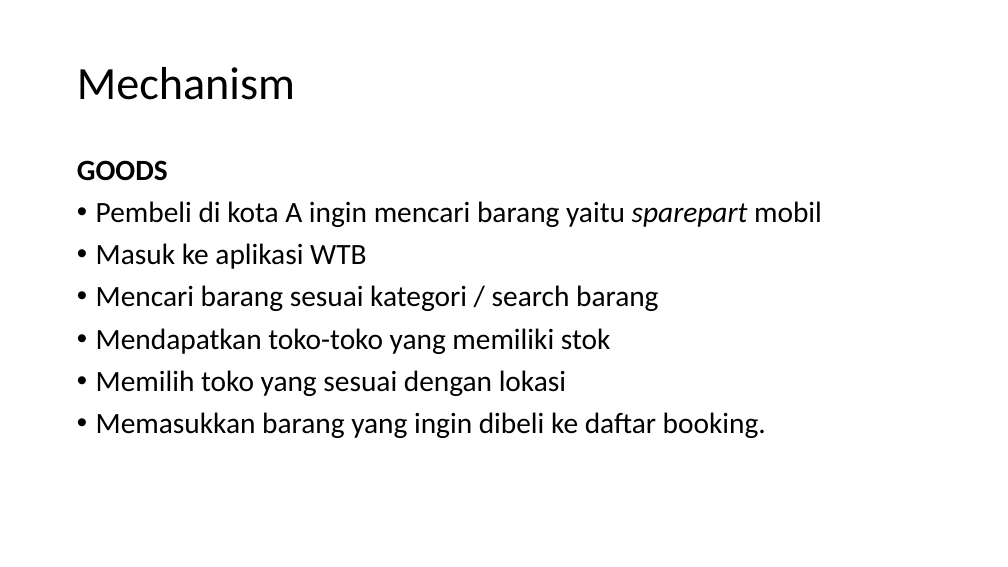
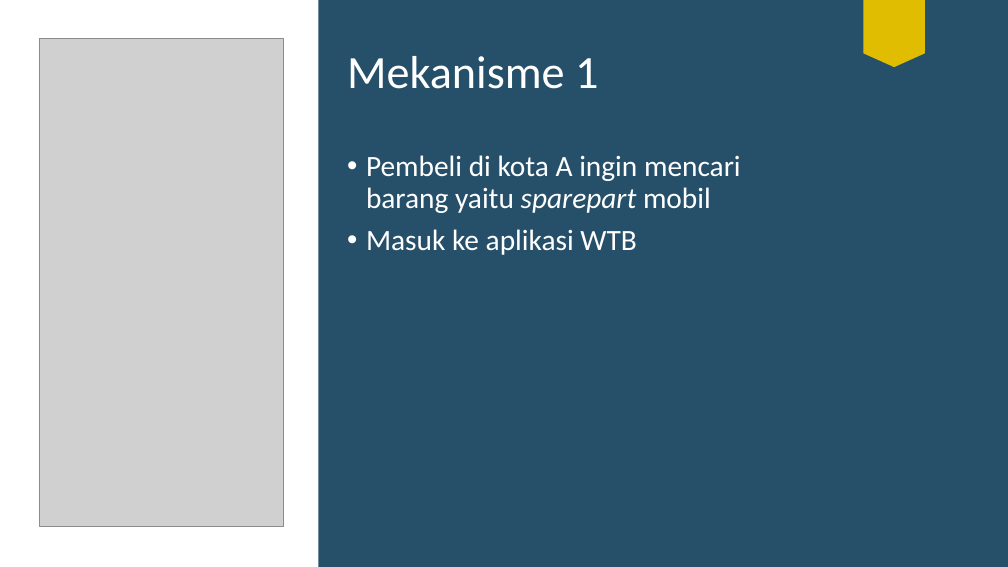
Before and after one commit to pierrekatuhe/WTB, a slide deck: slide 8 of New folder/Presentation.pptx. Drawn at 1008x567 pixels with LibreOffice and Linux fonts; fonts in the diff are those of the drawing; grey boxes stand for pictures. Boxes give left, top, right and bottom in pixels: in the first picture for what was removed or moved away, otherwise in the second. Text is boxed around its words. In the diff, an @@ line names an element or a change of style, - is before the commit and + after.

```diff
--- a/New folder/Presentation.pptx
+++ b/New folder/Presentation.pptx
@@ rectangle added at box(318, 0, 1008, 567), fill #003250 at 85% opacity @@
@@ flow chart offpage connector added at box(864, 0, 925, 67), fill #E0BD00 @@
@@ picture added at box(40, 39, 284, 526) @@
@@ title at box(347, 56, 598, 89): text changed; text colour #000000 to #FFFFFF @@
-Mechanism
+Mekanisme 1
@@ text "Pembeli di kota A ingin ...": place and size @@
-text "Pembeli di kota A ingin ..." at box(77, 160, 822, 438)
+text "Pembeli di kota A ingin ..." at box(366, 155, 741, 255)
@@ text "Pembeli di kota A ingin ..." at box(366, 155, 741, 255): text colour #000000 to #FFFFFF @@
@@ text at box(77, 160, 168, 181): paragraph removed @@
-GOODS
@@ text at box(96, 285, 766, 438): paragraphs removed @@
-• Mencari barang sesuai kategori / search barang
-• Mendapatkan toko-toko yang memiliki stok
-• Memilih toko yang sesuai dengan lokasi
-• Memasukkan barang yang ingin dibeli ke daftar booking.
```
Also in this commit, not shown: 10 other slides changed, 5 slides added, 1 slide removed, 4 other files.
